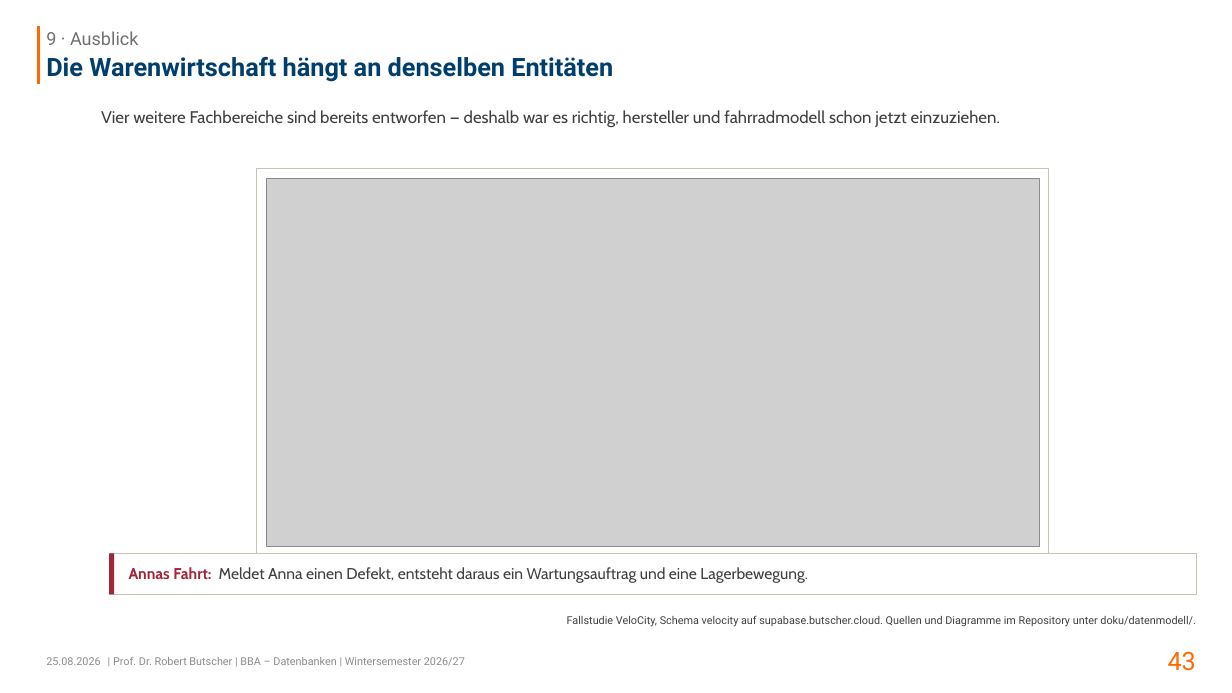
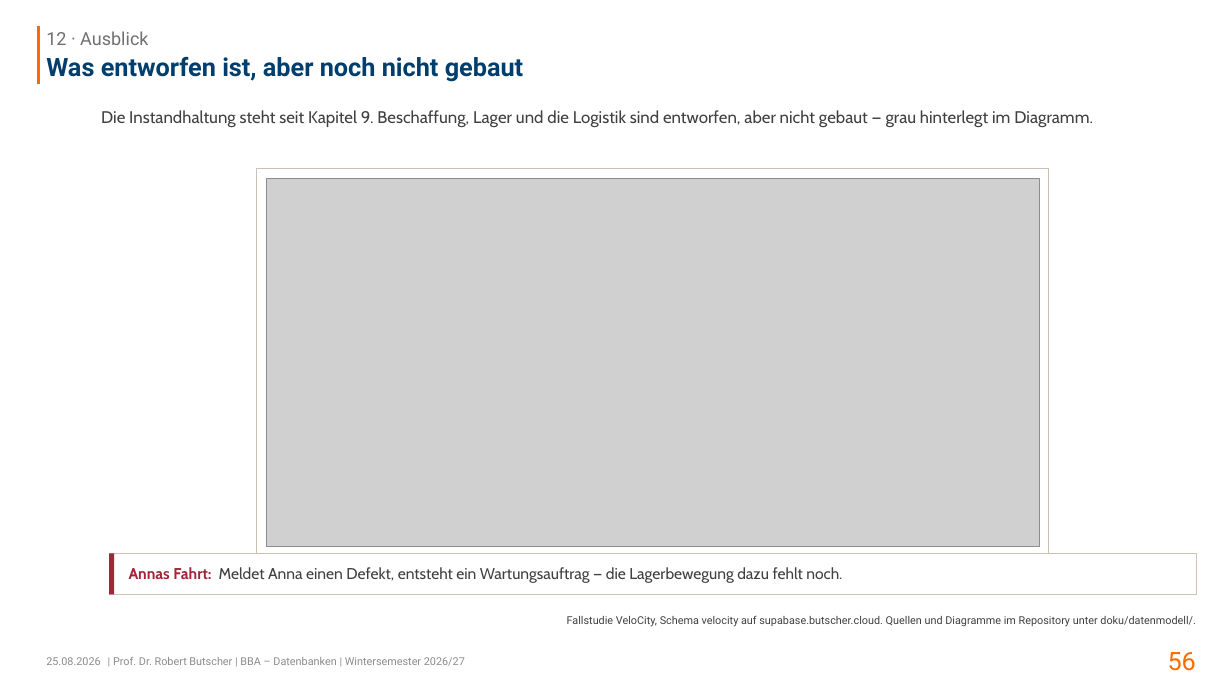
Before and after one commit to swrobuts/velocity-fallstudie, a slide deck: slide 56 of slides/velocity-datenbankentwurf.pptx (slide 43 before the commit). Drawn at 1232x693 pixels with LibreOffice and Linux fonts; fonts in the diff are those of the drawing; grey boxes stand for pictures. Boxes give left, top, right and bottom in pixels: in the first picture for what was removed or moved away, otherwise in the second. Text is boxed around its words. In the diff, an @@ line names an element or a change of style, - is before the commit and + after.

```diff
--- a/slides/velocity-datenbankentwurf.pptx
+++ b/slides/velocity-datenbankentwurf.pptx
@@ text at [46,31,148,45]: text changed @@
-9 · Ausblick
+12 · Ausblick
@@ title at [46,56,523,82]: text changed @@
-Die Warenwirtschaft hängt an denselben Entitäten
+Was entworfen ist, aber noch nicht gebaut
@@ text at [101,110,1093,127]: text changed @@
-Vier weitere Fachbereiche sind bereits entworfen — deshalb war es richtig, hersteller und fahrradmodell schon jetzt einzuziehen.
+Die Instandhaltung steht seit Kapitel 9. Beschaffung, Lager und die Logistik sind entworfen, aber nicht gebaut — grau hinterlegt im Diagramm.
@@ text at [129,567,842,583]: text changed @@
-Annas Fahrt: Meldet Anna einen Defekt, entsteht daraus ein Wartungsauftrag und eine Lagerbewegung.
+Annas Fahrt: Meldet Anna einen Defekt, entsteht ein Wartungsauftrag — die Lagerbewegung dazu fehlt noch.
@@ page number at [1168,652,1196,671]: text changed @@
-43
+56
```
Also in this commit, not shown: 4 other slides changed, 13 slides added, 11 other files.
